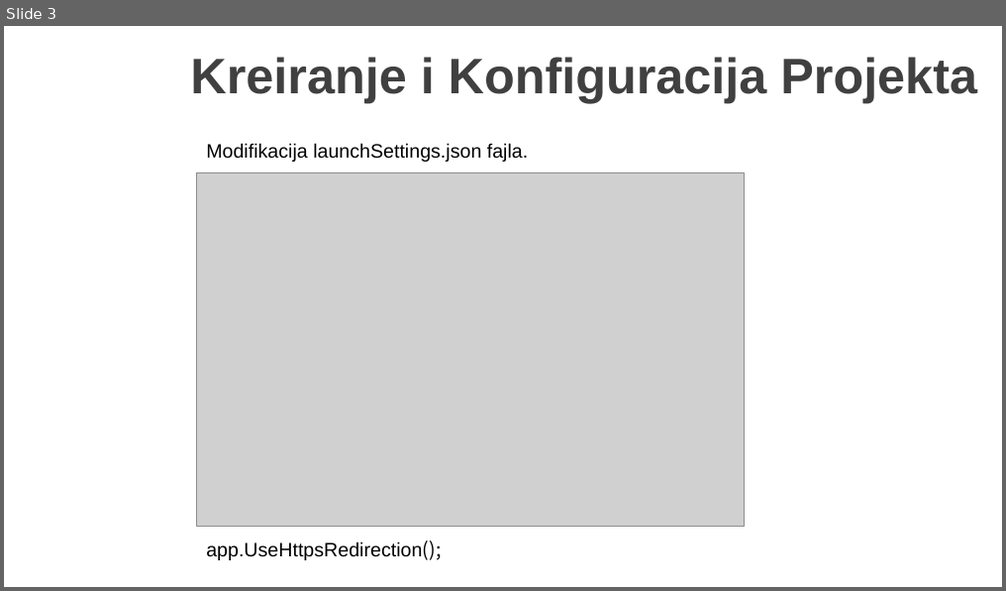
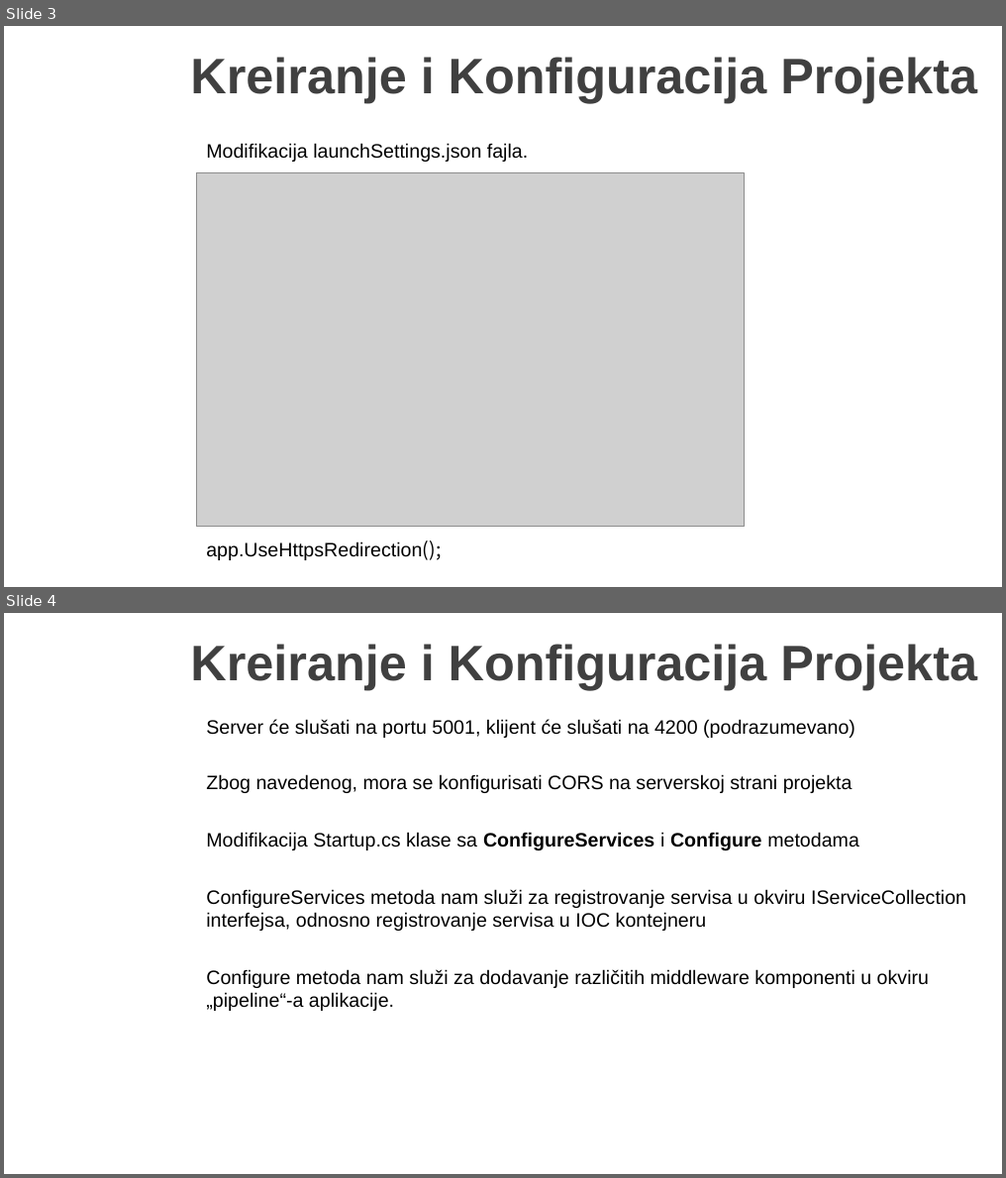
Before and after one commit to MarinkoSpasojevic/predavanje-netcore-angular, a slide deck: .NET Core i Angular Web Dev.pptx. Shown one above the other, each under a label of ours: slide 3 before the commit, slides 3 and 4 after it. The pictures are 1006x591 and 1006x1178 pixels, drawn with LibreOffice and Linux fonts; fonts in the diff are those of the drawing; grey boxes stand for pictures; background and template pictures are left out. Boxes give left, top, right and bottom in pixels: in the first picture for what was removed or moved away, otherwise in the second. Text is boxed around its words. In the diff, an @@ line names an element or a change of style, - is before the commit and + after.

Commit message:
Finished repo for server side

```diff
--- a/.NET Core i Angular Web Dev.pptx
+++ b/.NET Core i Angular Web Dev.pptx
@@ slide 4 added at <box>4,613,1002,1174</box>, background picture (left out) @@
@@ title added at <box>190,644,977,690</box>, 36 pt, text #404040, bold @@
+Kreiranje i Konfiguracija Projekta
@@ text added at <box>206,719,855,738</box>, 14 pt, text #000000 @@
+Server će slušati na portu 5001, klijent će slušati na 4200 (podrazumevano)
@@ text added at <box>206,774,852,793</box>, 14 pt, text #000000 @@
+Zbog navedenog, mora se konfigurisati CORS na serverskoj strani projekta
@@ text added at <box>206,832,859,851</box>, 14 pt, text #000000 @@
+Modifikacija Startup.cs klase sa ConfigureServices i Configure metodama
@@ text added at <box>206,889,966,931</box>, 14 pt, text #000000 @@
+ConfigureServices metoda nam služi za registrovanje servisa u okviru IServiceCollection interfejsa, odnosno registrovanje servisa u IOC kontejneru
@@ text added at <box>206,969,929,1011</box>, 14 pt, text #000000 @@
+Configure metoda nam služi za dodavanje različitih middleware komponenti u okviru „pipeline“-a aplikacije.
```
Also in this commit, not shown: 10 other slides added, 22 other files.
